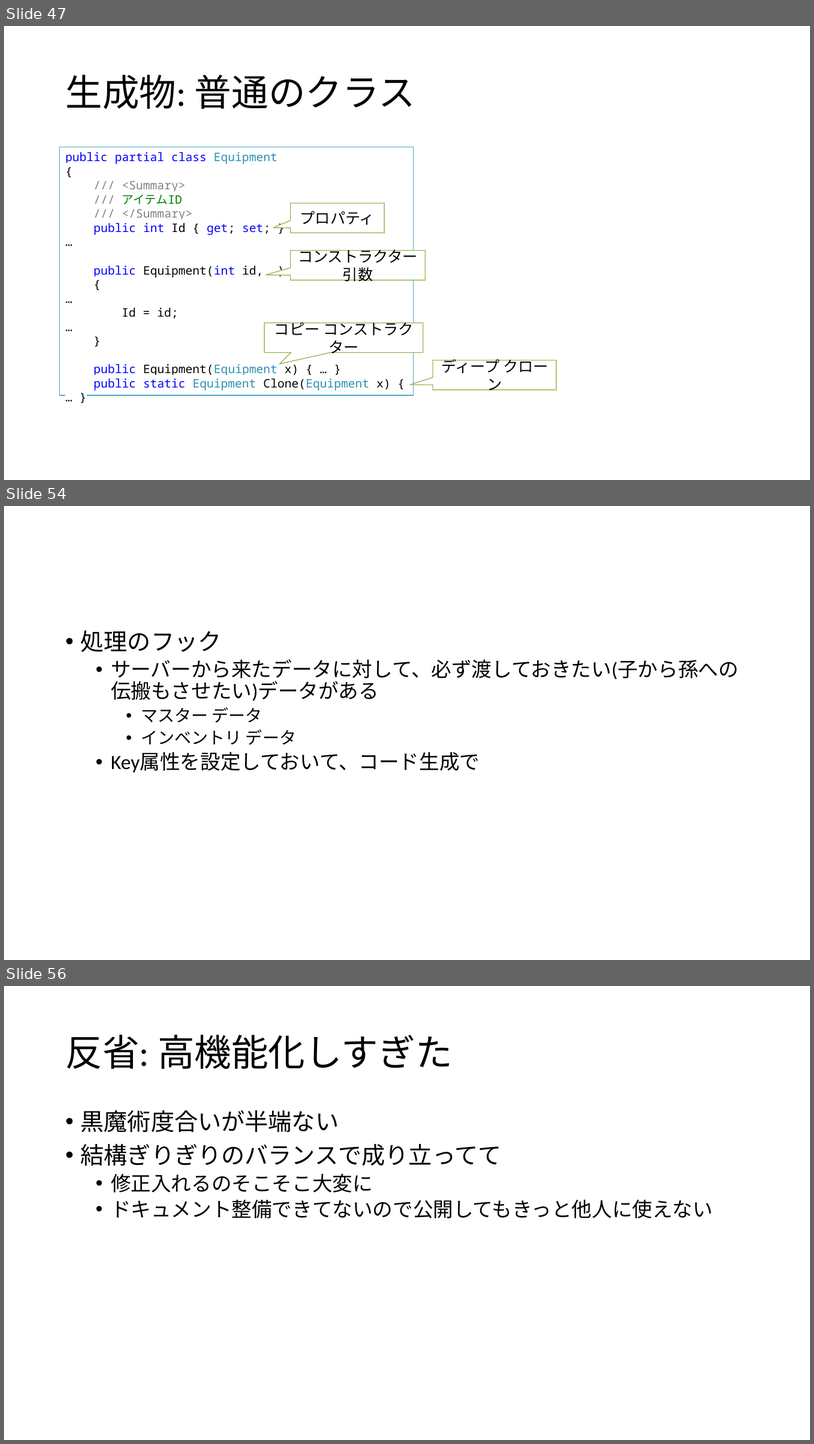
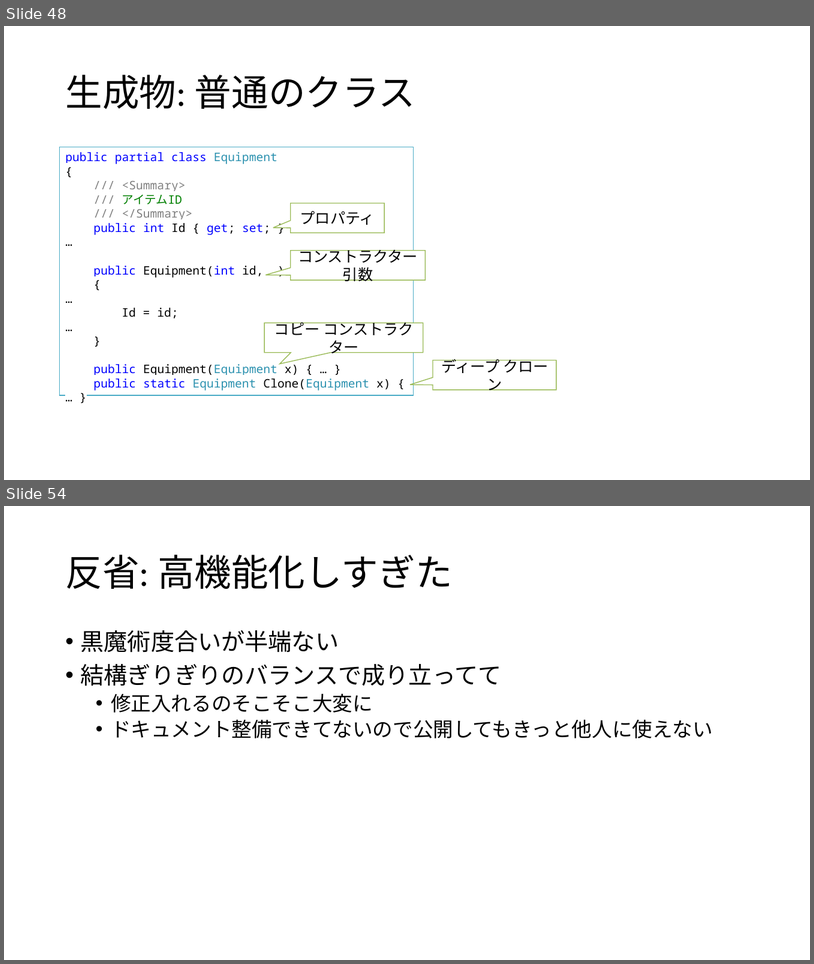
Before and after one commit to ppcuni/UnityCsharp20150321, a slide deck: doc/自社フレームワーク.pptx. Shown one above the other, each under a label of ours: slides 47, 54 and 56 before the commit, slides 48 and 54 after it; the slides between them are not shown. The pictures are 814x1444 and 814x964 pixels, drawn with LibreOffice and Linux fonts; fonts in the diff are those of the drawing. Boxes give left, top, right and bottom in pixels: in the first picture for what was removed or moved away, otherwise in the second. Text is boxed around its words. In the diff, an @@ line names an element or a change of style, - is before the commit and + after.

Commit message:
通信コード生成 の説明完成

```diff
--- a/doc/自社フレームワーク.pptx
+++ b/doc/自社フレームワーク.pptx
@@ slide 54 removed at [4,506,810,960], background #FFFFFF @@
@@ text removed at [81,630,739,772] @@
-• 処理のフック
-  • サーバーから来たデータに対して、必ず渡しておきたい(子から孫への伝搬もさせたい)データがある
-    • マスター データ
-    • インベントリ データ
-  • Key属性を設定しておいて、コード生成で
@@ what was slide 47 is now slide 48 @@
@@ what was slide 56 is now slide 54 @@
```
Also in this commit, not shown: 4 slides changed, 3 slides added, 4 other slides removed.
